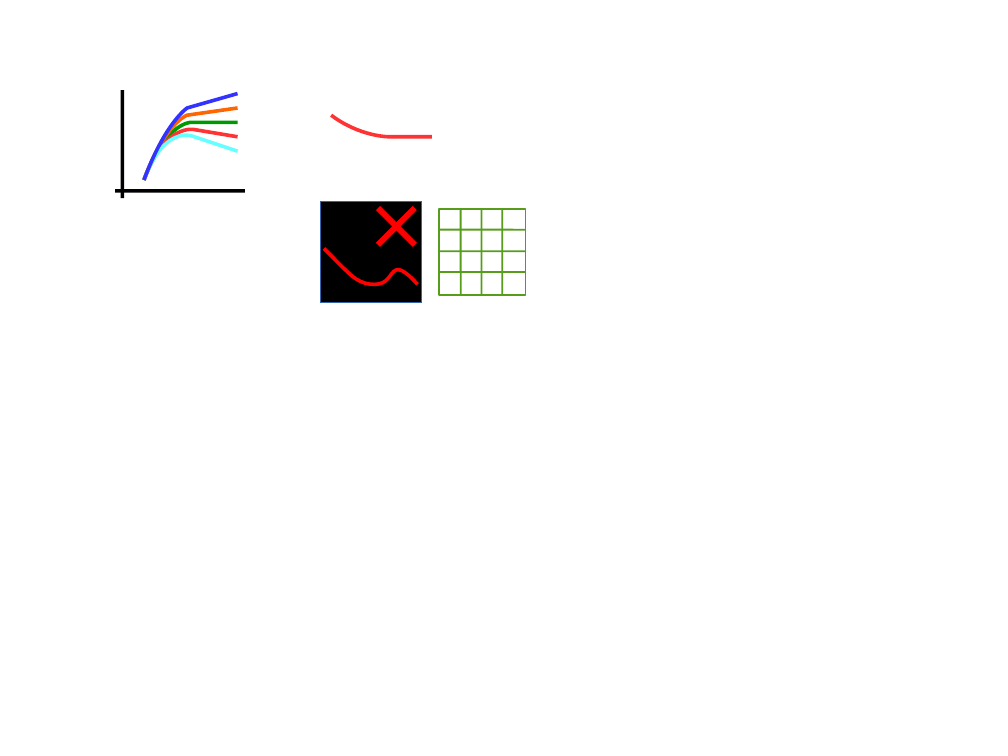
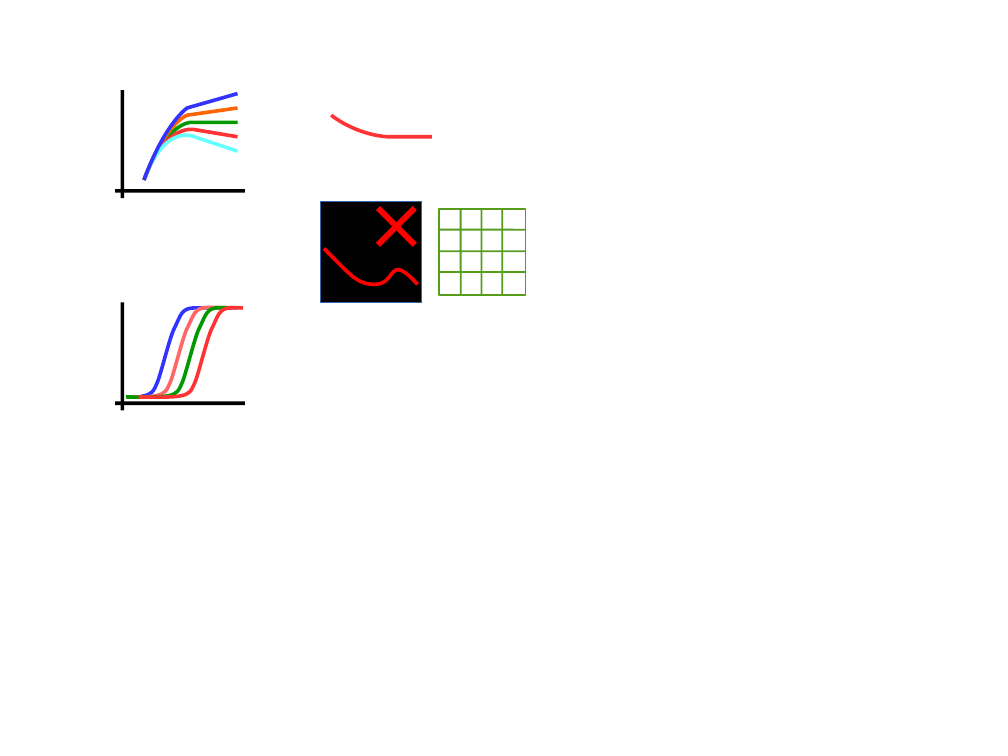
Before and after one commit to PauloCarvalhoRJ/gammaray, a slide deck: slide 11 of art/logo.odp. Drawn at 1008x756 pixels with LibreOffice and Linux fonts; fonts in the diff are those of the drawing. Boxes give left, top, right and bottom in pixels: in the first picture for what was removed or moved away, otherwise in the second. Text is boxed around its words. In the diff, an @@ line names an element or a change of style, - is before the commit and + after.

```diff
--- a/art/logo.odp
+++ b/art/logo.odp
@@ line added from (123, 411) to (123, 303), #000000 2.83 pt @@
@@ freeform shape added at (x1=126, y1=307, x2=231, y2=397), outline #009900 2.83 pt @@
@@ freeform shape added at (x1=132, y1=307, x2=236, y2=397), outline #FF6666 2.83 pt @@
@@ freeform shape added at (x1=133, y1=308, x2=237, y2=398), outline #3333FF 2.83 pt @@
@@ freeform shape added at (x1=139, y1=307, x2=243, y2=397), outline #FF3333 2.83 pt @@
@@ line added from (115, 403) to (245, 403), #000000 2.83 pt @@
```
Also in this commit, not shown: 8 other files.
